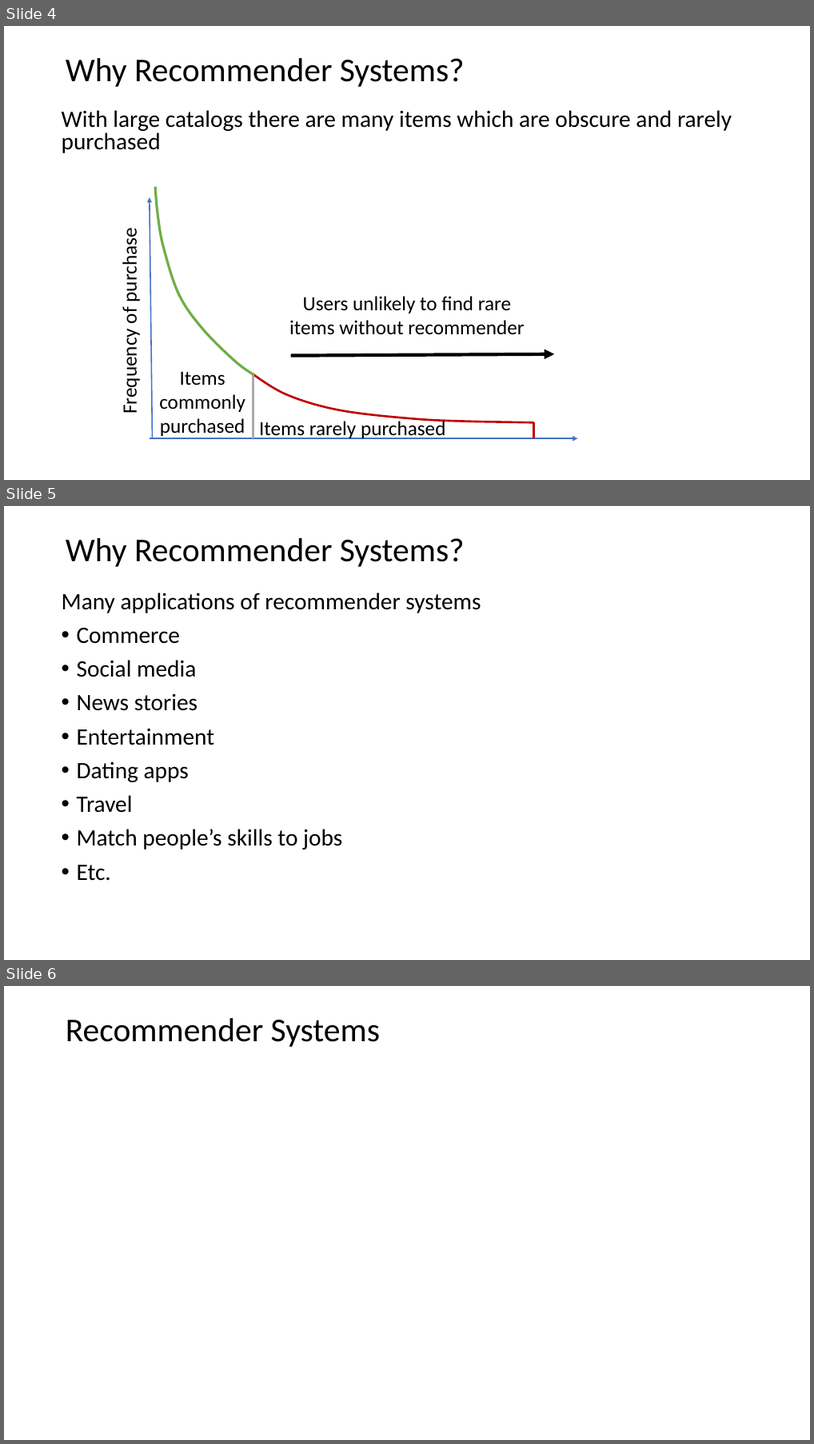
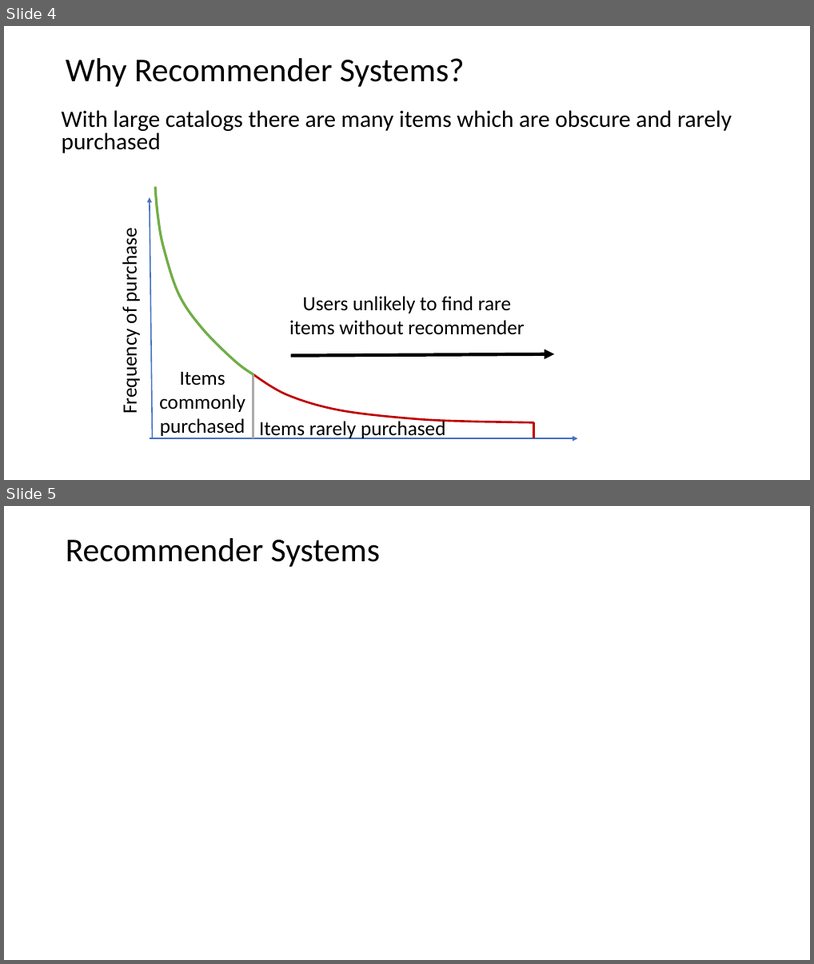
Before and after one commit to StephenElston/CSCI-E-108, a slide deck: slides/8_RecommenderSystems.pptx. Shown one above the other, each under a label of ours: slides 4, 5 and 6 before the commit, slides 4 and 5 after it. The pictures are 814x1444 and 814x964 pixels, drawn with LibreOffice and Linux fonts; fonts in the diff are those of the drawing; grey boxes stand for pictures. Boxes give left, top, right and bottom in pixels: in the first picture for what was removed or moved away, otherwise in the second. Text is boxed around its words. In the diff, an @@ line names an element or a change of style, - is before the commit and + after.

```diff
--- a/slides/8_RecommenderSystems.pptx
+++ b/slides/8_RecommenderSystems.pptx
@@ slide 5 removed at (x1=4, y1=506, x2=810, y2=960), background #FFFFFF @@
@@ title removed at (x1=66, y1=538, x2=465, y2=567) @@
-Why Recommender Systems?
@@ text removed at (x1=62, y1=592, x2=481, y2=880) @@
-Many applications of recommender systems
-• Commerce
-• Social media
-• News stories
-• Entertainment
-• Dating apps
-• Travel
-• Match people’s skills to jobs
-• Etc.
@@ what was slide 6 is now slide 5 @@
```
Also in this commit, not shown: 10 slides changed.
